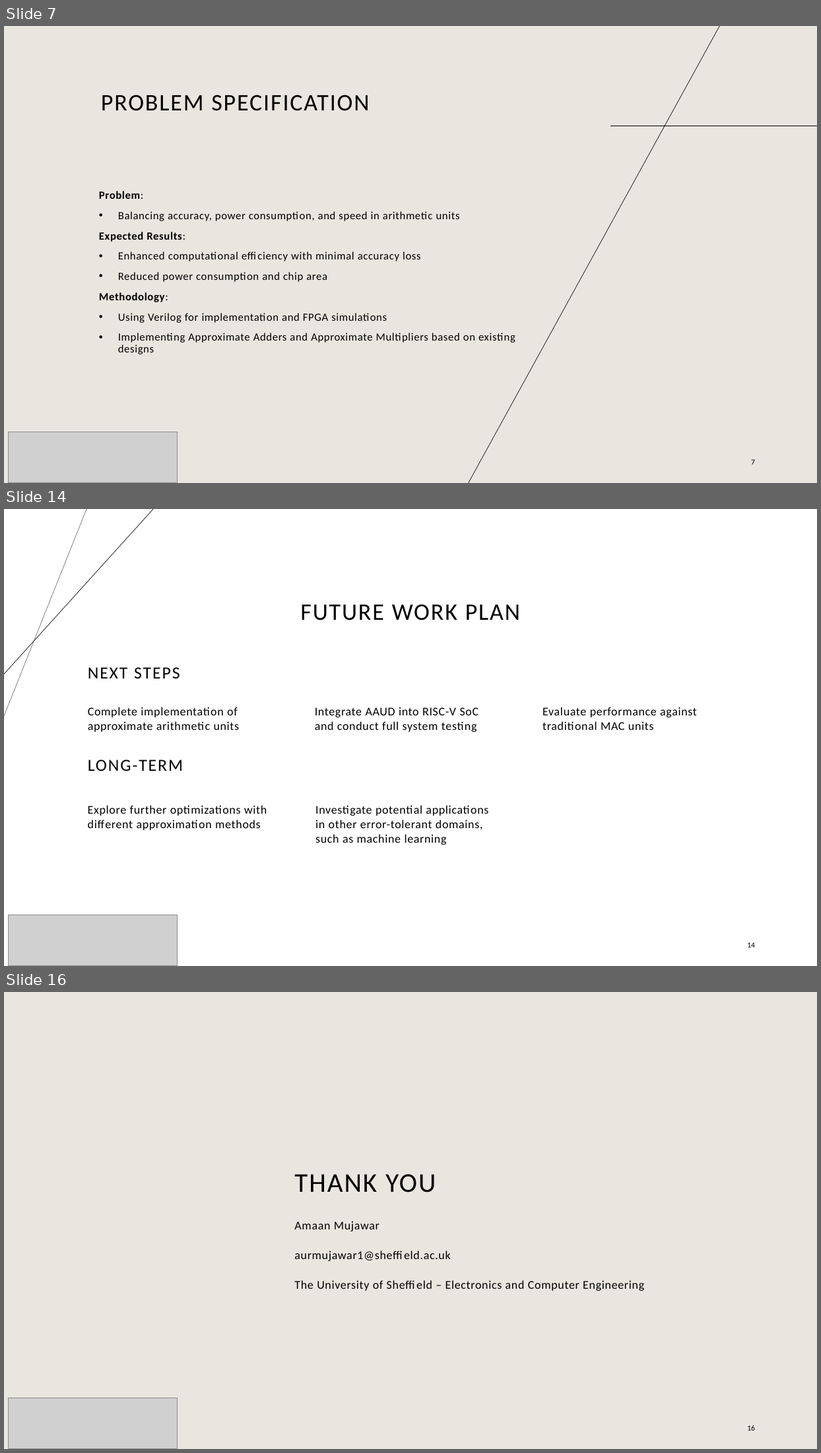
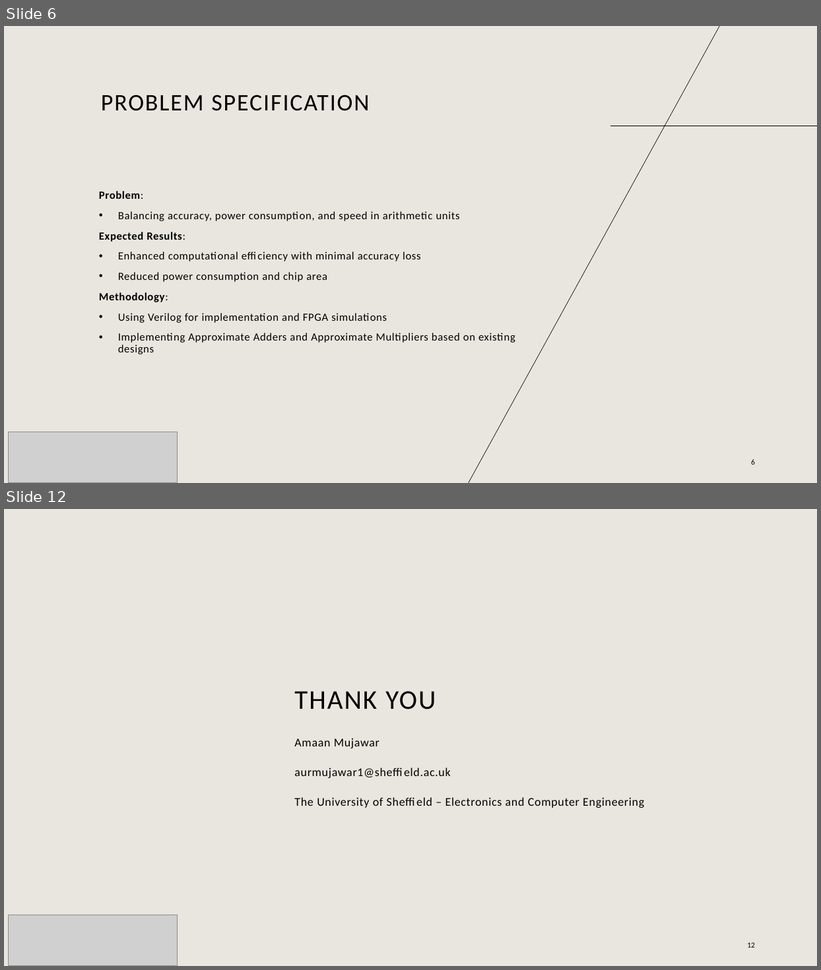
Before and after one commit to AmaanMujawar/EEE381_IIP-Hardware-Accelerator-for-RISCV-Processor, a slide deck: Documents/Public Engagement/PublicEngagementActivity.pptx. Shown one above the other, each under a label of ours: slides 7, 14 and 16 before the commit, slides 6 and 12 after it; the slides between them are not shown. The pictures are 821x1453 and 821x970 pixels, drawn with LibreOffice and Linux fonts; fonts in the diff are those of the drawing; grey boxes stand for pictures; background and template pictures are left out. Boxes give left, top, right and bottom in pixels: in the first picture for what was removed or moved away, otherwise in the second. Text is boxed around its words. In the diff, an @@ line names an element or a change of style, - is before the commit and + after.

```diff
--- a/Documents/Public Engagement/PublicEngagementActivity.pptx
+++ b/Documents/Public Engagement/PublicEngagementActivity.pptx
@@ slide 14 removed at <box>4,509,817,966</box>, background #FFFFFF @@
@@ line removed from (86, 509) to (4, 716) @@
@@ line removed from (153, 509) to (4, 674) @@
@@ title removed at <box>300,604,520,621</box> @@
-FUTURE WORK PLAN
@@ text removed at <box>88,667,180,679</box> @@
-NEXT STEPS
@@ text removed at <box>88,707,240,732</box> @@
-Complete implementation of approximate arithmetic units
@@ text removed at <box>315,707,479,732</box> @@
-Integrate AAUD into RISC-V SoC and conduct full system testing
@@ text removed at <box>543,707,697,730</box> @@
-Evaluate performance against traditional MAC units
@@ text removed at <box>88,760,183,771</box> @@
-LONG-TERM
@@ text removed at <box>88,805,267,830</box> @@
-Explore further optimizations with different approximation methods
@@ text removed at <box>316,805,488,845</box> @@
-Investigate potential applications in other error-tolerant domains, such as machine learning
@@ picture removed at <box>8,916,177,966</box> @@
@@ page number removed at <box>747,943,755,948</box> @@
-14
@@ what was slide 7 is now slide 6 @@
@@ page number at <box>751,460,755,465</box>: text changed @@
-7
+6
@@ what was slide 16 is now slide 12 @@
@@ page number at <box>747,943,755,948</box>: text changed @@
-16
+12
```
Also in this commit, not shown: 4 slides changed, 3 other slides removed.
